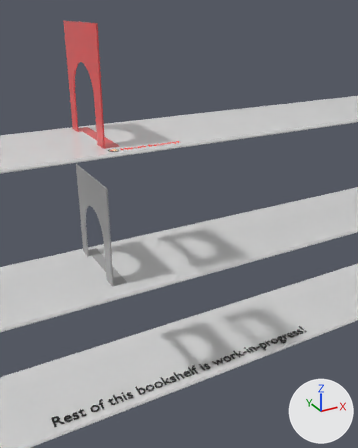
Two versions of the glTF model models/scene.gltf, one commit apart.
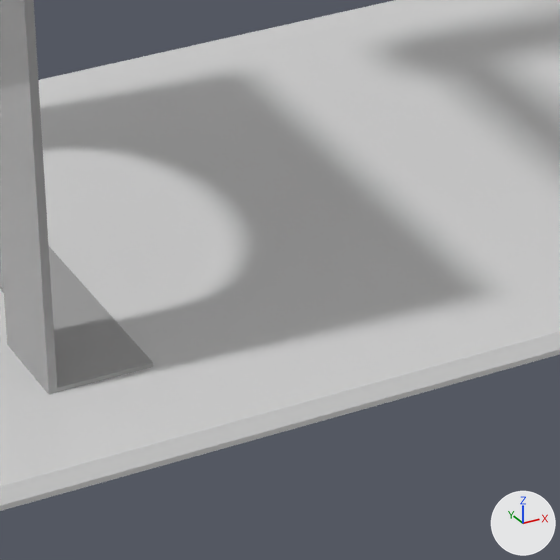
The first picture shows the older version from a 50 mm camera at (-2.69, -7.73, 2.06) aimed at (1.16, -0.72, -1.45). The close-ups show both versions on the part from 29% to 51% of the width and 52% to 69% of the height of that picture. Arrows for +X, +Y and +Z are at lower right; the lights stay in place. Where no turn or scale is listed for an object, it has been applied to the vertices.

Script lines for the objects in view, before the commit:
```python
me_cube_001 = bpy.data.meshes.new('Cube.001')
me_cube_001.from_pydata(...)  # 36 vertices, 60 faces; spans x -25.8..25.8, y -0.9..1.2, z -5.0..0.0
me_cube_001.materials.append(mat_material_001)  # light grey #dedede
me_plane_002 = bpy.data.meshes.new('Plane.002')
me_plane_002.from_pydata(...)  # 120 vertices, 240 faces; spans x -0.03..0.25, y -0.79..0.76, z -0.91..0.92
me_plane_002.materials.append(mat_material_004)  # grey #a8a8a8
ob_bookshelf = bpy.data.objects.new('bookshelf', me_cube_001)
ob_bookshelf.location = (0.0, 0.0, 0.0)
ob_support_board_001 = bpy.data.objects.new('support_board.001', me_plane_002)
ob_support_board_001.location = (-0.041, 0.257, -1.562)
```
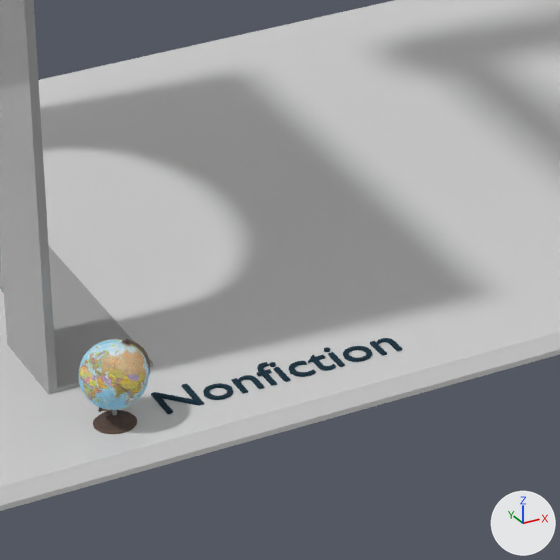
Changed parts and their boxes [x1, y1, x2, y2] in the close-ups (560 x 560 px):
'globe_globe', added
    after: [78, 339, 149, 410]
'non-fiction', added
    after: [151, 338, 402, 414]
'globe_support', added (brown)
    after: [93, 338, 150, 434]

The change in detail:
Picture 'Scene_-_Root_baseColor' (img_scene___root_basecolor) is new.
Material 'Scene_-_Root' (mat_scene___root) is new.
Its texture is img_scene___root_basecolor.
Its roughness is 1.0.
Material 'Material.008' (mat_material_008) is new.
Its base color is (0.0, 0.0255, 0.0458) (dark cyan #002c3c).
Its roughness is 1.0.
Mesh me_cylinder__0_001 is new.
It has 512 vertices, 960 faces and spans x -0.089..0.081, y -0.085..0.085, z -0.089..0.081.
It uses material mat_scene___root (picture img_scene___root_basecolor).
Mesh me_cylinder__0 is new.
It has 1234 vertices, 2222 faces and spans x -0.054..0.098, y -0.054..0.054, z 0.0..0.225.
It uses material mat_scene___root (picture img_scene___root_basecolor).
Mesh me_text_003 is new.
It has 408 vertices, 776 faces and spans x 0.011..0.655, y -0.001..0.106, z -0.005..0.005.
It uses material mat_material_008 (dark cyan #002c3c).
Object 'globe_globe' (ob_globe_globe) is new; it shows me_cylinder__0_001.
Its location is (0.027, -0.735, -2.325).
Object 'globe_support' (ob_globe_support) is new; it shows me_cylinder__0.
Its location is (0.02, -0.737, -2.464).
Object 'non-fiction' (ob_non_fiction) is new; it shows me_text_003.
Its location is (0.137, -0.763, -2.462).
